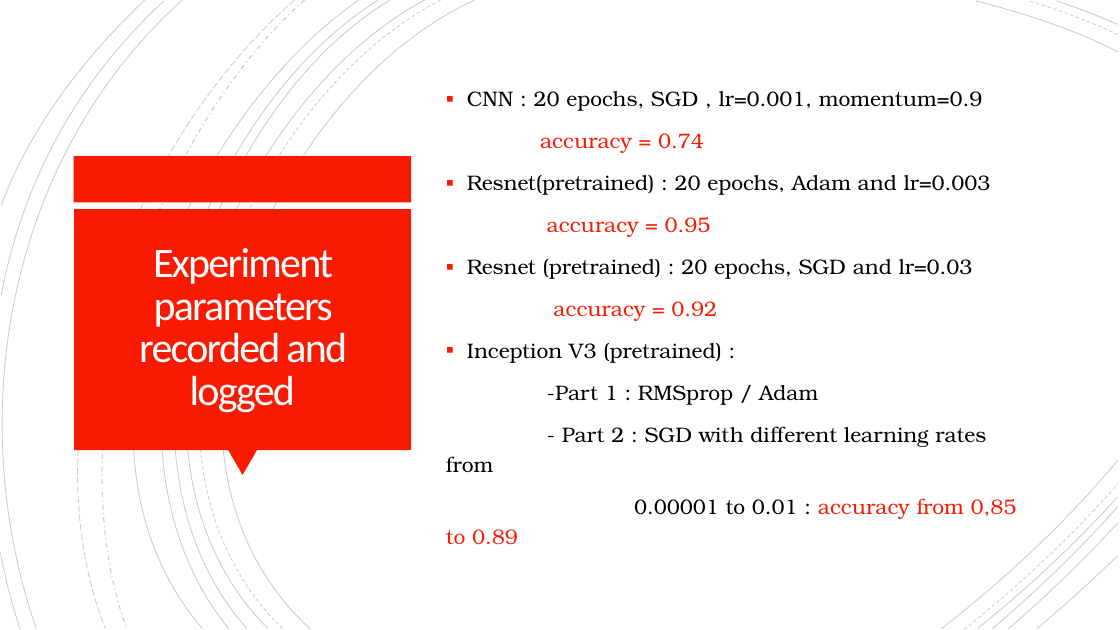
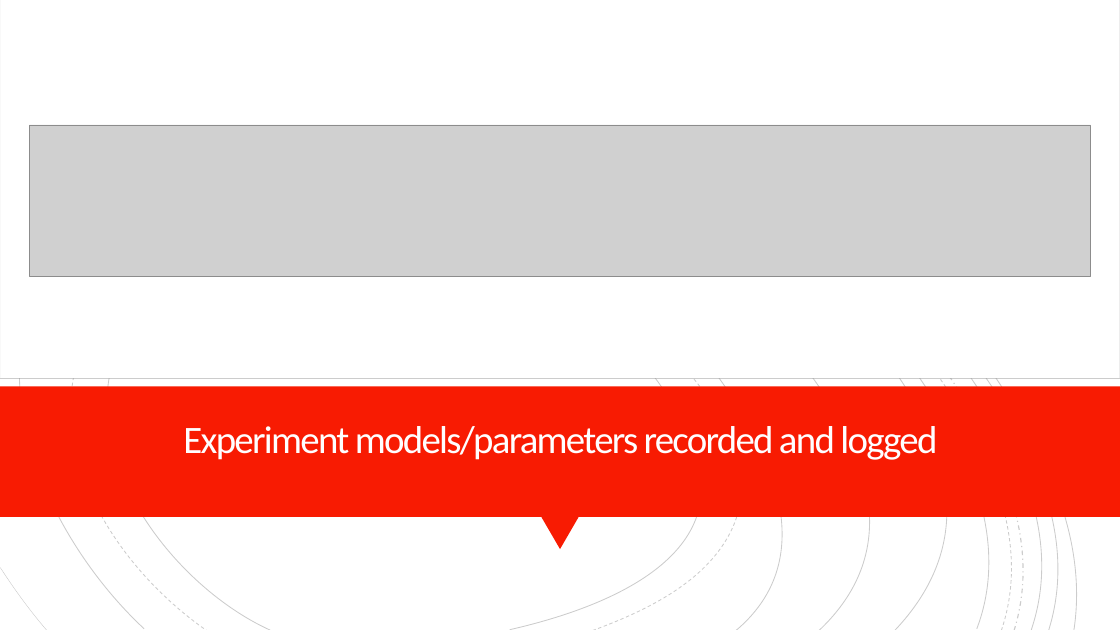
Before and after one commit to Kaoutar-Nahli/Early-Fire-Detection, a slide deck: slide 12 of deep-learning-fire-detection.pptx (slide 13 before the commit). Drawn at 1120x630 pixels with LibreOffice and Linux fonts; fonts in the diff are those of the drawing; grey boxes stand for pictures. Boxes give left, top, right and bottom in pixels: in the first picture for what was removed or moved away, otherwise in the second. Text is boxed around its words. In the diff, an @@ line names an element or a change of style, - is before the commit and + after.

Commit message:
presentation completed, too much text

```diff
--- a/deep-learning-fire-detection.pptx
+++ b/deep-learning-fire-detection.pptx
@@ rectangle added at [0, 0, 1120, 630], fill #FFFFFF @@
@@ rectangle added at [0, 0, 1120, 378], fill #FFFFFF, outline #000000 0.75 pt @@
@@ group removed at [2, 1, 1118, 628]: 7 freeform shapes @@
@@ group added at [0, 0, 1120, 630]: 17 freeform shapes @@
@@ group added at [0, 0, 1120, 630]: 17 freeform shapes @@
@@ text removed at [446, 91, 1017, 545] @@
-▪ CNN : 20 epochs, SGD , lr=0.001, momentum=0.9
-accuracy = 0.74
-▪ Resnet(pretrained) : 20 epochs, Adam and lr=0.003
-accuracy = 0.95
-▪ Resnet (pretrained) : 20 epochs, SGD and lr=0.03
-accuracy = 0.92
-▪ Inception V3 (pretrained) :
--Part 1 : RMSprop / Adam
-- Part 2 : SGD with different learning rates from
-0.00001 to 0.01 : accuracy from 0,85 to 0.89
@@ picture added at [29, 125, 1091, 276] @@
@@ rectangle removed at [74, 156, 412, 202] @@
@@ rectangle removed at [74, 209, 411, 450] @@
@@ rectangle added at [0, 386, 1120, 517], fill #F81B02 @@
@@ title "Experiment models/parameters recorded and logged" at [183, 426, 937, 460]: vertical alignment middle to bottom @@
@@ title at [183, 426, 937, 460]: text changed; size 36 to 33.3 pt @@
-Experiment parameters recorded and logged
+Experiment models/parameters recorded and logged
@@ triangle removed at [228, 450, 257, 476] @@
@@ triangle added at [541, 517, 579, 549], fill #F81B02 @@
```
Also in this commit, not shown: 11 other slides changed, 8 slides added, 7 slides removed.
